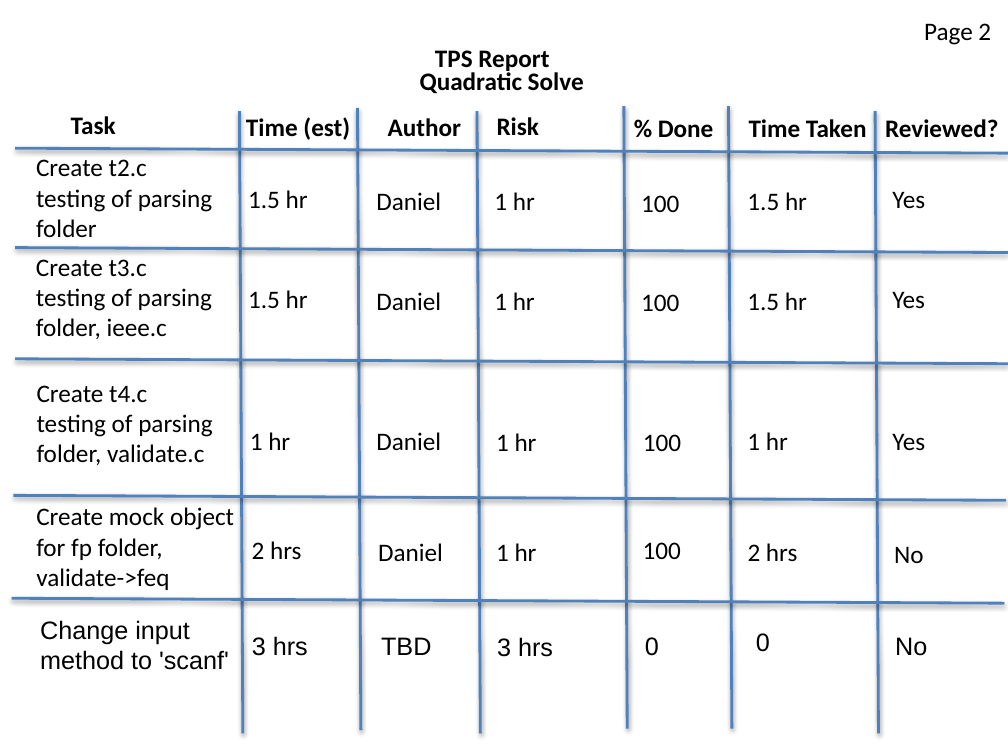
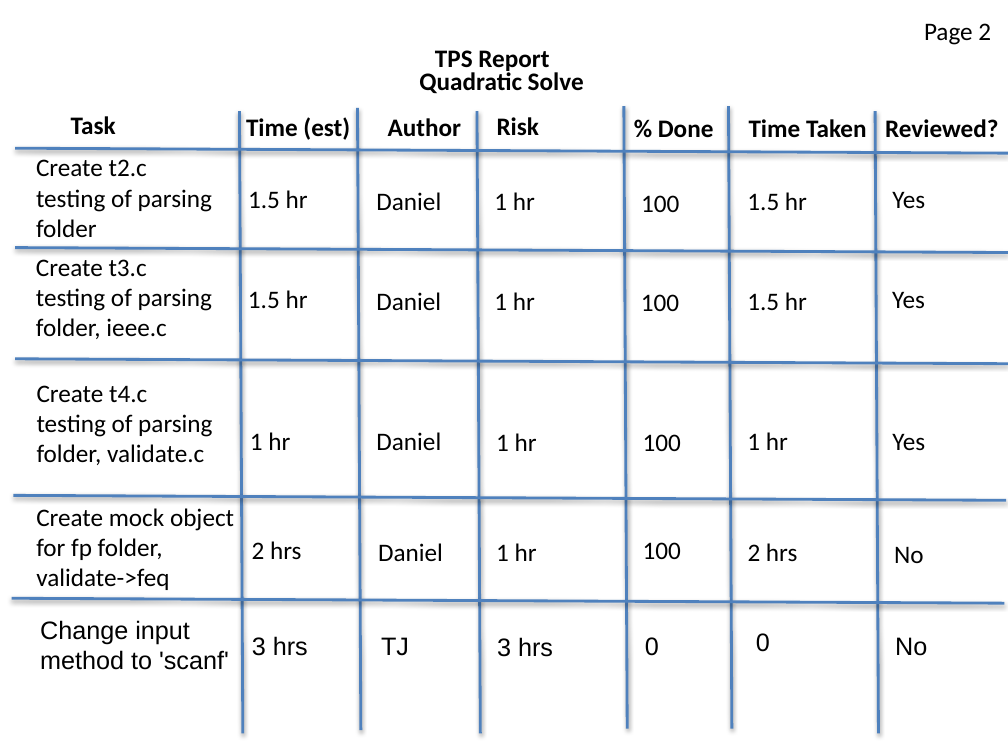
Before and after one commit to strangeprogrammer/CS4900QuadraticSolve, a slide deck: slide 3 of Tps_Stories.pptx. Drawn at 1008x756 pixels with LibreOffice and Linux fonts; fonts in the diff are those of the drawing. Boxes give left, top, right and bottom in pixels: in the first picture for what was removed or moved away, otherwise in the second. Text is boxed around its words. In the diff, an @@ line names an element or a change of style, - is before the commit and + after.

Commit message:
Updated TPS/Stories for TJ.

```diff
--- a/Tps_Stories.pptx
+++ b/Tps_Stories.pptx
@@ text at box(381, 637, 409, 656): text changed @@
-TBD
+TJ
```
